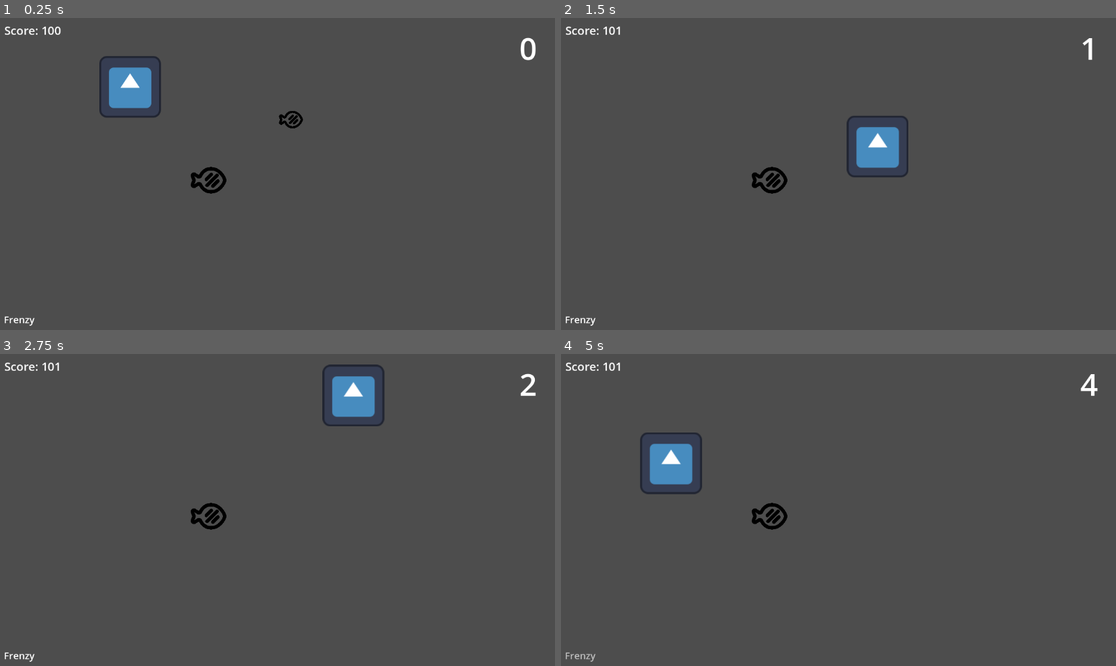
Above: before the commit, frames 1-4 (two rows, left to right).
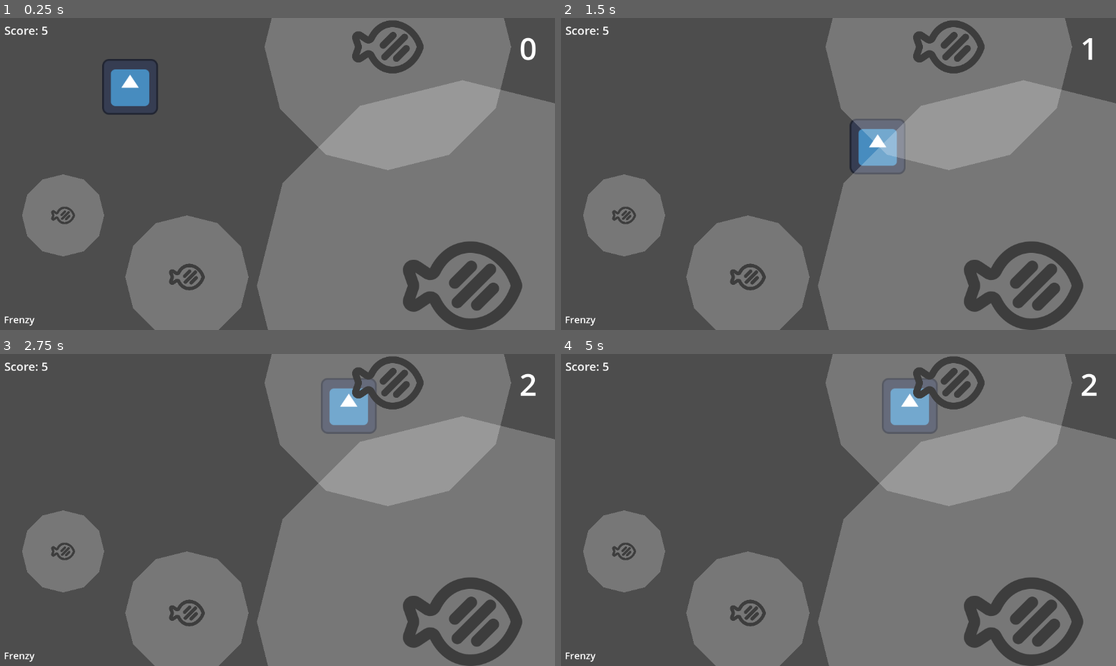
Above: after the commit, the same moments.

Repository: bryanjhdang/gmtk2024
Game: Godot game, scene res://scenes/sandbox.tscn
Same seed, same stepped clock (60 frames per second), same inputs: the game is played once before the commit and once after it. The engine's default icon, where the game draws it, is replaced by a stand-in: a white triangle on a blue panel in a dark square.
Inputs (mouse positions are in pixels of both pictures, inside the frame that each line leads up to):
- Up to frame 1 (0.25 s): no input
- Up to frame 2 (1.5 s): tap Enter at 0.5 s; move the mouse to (960, 158) at 0.52 s; press the mouse at (960, 158) at 0.53 s; move the mouse to (727, 189) at 1.27 s; release the mouse at (727, 189) at 1.28 s; tap W (chomp) at 1.35 s
- Up to frame 3 (2.75 s): click (166, 525) at 1.55 s; move the mouse to (333, 441) at 2.02 s; press the mouse at (333, 441) at 2.03 s; right-click (333, 441) at 2.1 s
- Up to frame 4 (5 s): move the mouse to (810, 572) at 2.77 s; release the mouse at (810, 572) at 2.78 s; tap E (frenzy) at 2.85 s; click (810, 572) at 3.05 s; move the mouse to (1005, 556) at 3.52 s; press the mouse at (1005, 556) at 3.53 s; move the mouse to (672, 463) at 4.27 s; release the mouse at (672, 463) at 4.28 s; click (672, 463) at 4.35 s

The runs differ from the first frame. In frame 1, 54% of the frame differs, in the area x 4-100%, y 0-100%; in frame 2, 53%; in frame 3, 53%; in frame 4, 55%, in the area x 0-100%, y 0-100%.

Commit message:
started fish detection

Diff:
--- a/characters/fish/baby_fish.tscn
+++ b/characters/fish/baby_fish.tscn
@@ -1,22 +1,39 @@
-[gd_scene load_steps=4 format=3 uid="uid://cstbqkds6d5hl"]
+[gd_scene load_steps=5 format=3 uid="uid://bqrmhefta3gq1"]
 
 [ext_resource type="Script" path="res://characters/fish/fish.gd" id="1_bi5rm"]
 [ext_resource type="Texture2D" uid="uid://db0rf25g0ry6n" path="res://assets/fish-cooked-svgrepo-com.svg" id="1_ponio"]
 
+[sub_resource type="CapsuleShape2D" id="CapsuleShape2D_oiq5n"]
+radius = 170.667
+height = 341.333
+
 [sub_resource type="CapsuleShape2D" id="CapsuleShape2D_6rmjw"]
-radius = 17.0
-height = 46.0
+radius = 27.0
+height = 68.0
 
-[node name="BabyFish" type="Area2D"]
+[node name="BabyFish" type="Sprite2D"]
+scale = Vector2(0.1, 0.1)
+texture = ExtResource("1_ponio")
 script = ExtResource("1_bi5rm")
 value = 1.0
 
-[node name="Sprite2D" type="Sprite2D" parent="."]
-scale = Vector2(0.1, 0.1)
-texture = ExtResource("1_ponio")
+[node name="DetectionCone" type="Area2D" parent="."]
 
-[node name="CollisionShape2D" type="CollisionShape2D" parent="."]
+[node name="CollisionPolygon2D" type="CollisionShape2D" parent="DetectionCone"]
+position = Vector2(-3.05176e-05, -4.10536e-13)
+scale = Vector2(5, 5)
+shape = SubResource("CapsuleShape2D_oiq5n")
+
+[node name="Debug" type="Polygon2D" parent="DetectionCone/CollisionPolygon2D"]
+color = Color(1, 1, 1, 0.243137)
+polygon = PackedVector2Array(6.10352e-06, -170.667, 85.3333, -149.333, 149.333, -85.3333, 170.667, 8.21071e-14, 149.333, 85.3333, 85.3333, 149.333, 6.10352e-06, 170.667, -85.3333, 149.333, -149.333, 85.3333, -170.667, 8.21071e-14, -149.333, -85.3333, -85.3333, -149.333)
+
+[node name="Area2D" type="Area2D" parent="."]
+
+[node name="CollisionShape2D" type="CollisionShape2D" parent="Area2D"]
 rotation = 1.5708
+scale = Vector2(7.5, 7.5)
 shape = SubResource("CapsuleShape2D_6rmjw")
 
-[connection signal="body_entered" from="." to="." method="_on_body_entered"]
+[connection signal="body_entered" from="DetectionCone" to="." method="_on_detection_cone_body_entered"]
+[connection signal="body_entered" from="Area2D" to="." method="_on_fish_body_entered"]
--- a/characters/fish/fish.gd
+++ b/characters/fish/fish.gd
@@ -3,7 +3,63 @@
 @onready var game_manager: Node = %GameManager
 @export var value: float
 
-func _on_body_entered(body):
+# Fish
+#const SPEED: float = 500.0
+#var acceleration: float = 5000.0
+#var deceleration: float = 700.0
+#var velocity: float = SPEED / value
+#
+## Fish movement - the fish moves based on fish value and speed
+#func _process(delta: float) -> void:
+	#
+	#
+	#pass
+	##if Input.is_action_pressed("move"):
+		##_apply_acceleration(delta)
+	##else:
+		##_apply_deceleration(delta)
+#
+#
+#func _apply_acceleration(delta: float) -> void:
+	#pass
+	##var direction = _get_mouse_direction()
+	#
+### Check if the player is trying to move in the opposite direction
+	##if velocity.dot(direction) < 0:
+		##velocity -= velocity.normalized() * deceleration * delta
+##
+	##velocity += direction * acceleration * delta
+##
+	### Clamp the velocity to the maximum speed
+	##if velocity.length() > SPEED:
+		##velocity = velocity.normalized() * SPEED
+##
+#func _apply_deceleration(delta: float) -> void:
+	#pass
+	##if velocity.length() > 0:
+		##velocity -= velocity.normalized() * deceleration * delta
+##
+	### Stop the player when the velocity is very small to avoid infinite sliding
+	##if velocity.length() < 1:
+		##velocity = Vector2()
+##
+##
+##func _get_mouse_direction() -> Vector2:
+	##mouse_position = get_global_mouse_position()
+	##return (mouse_position - position).normalized()
+#
+#
+
+
+
+func _on_detection_cone_body_entered(body: Node2D) -> void:
+	if game_manager.score > value:
+		print("fishie: AHHHHH RUN AWAY")
+	else:
+		print("the player: AHHHHH RUN AWAY")
+
+
+func _on_fish_body_entered(body: Node2D) -> void:
 	if game_manager.score > value:
 		game_manager.add_point(value)
 		queue_free()
--- a/characters/fish/large_fish.tscn
+++ b/characters/fish/large_fish.tscn
@@ -1,22 +1,39 @@
-[gd_scene load_steps=4 format=3 uid="uid://cybyxms6m0nrf"]
+[gd_scene load_steps=5 format=3 uid="uid://bur2o0heo83bb"]
 
-[ext_resource type="Script" path="res://characters/fish/fish.gd" id="1_blv8a"]
-[ext_resource type="Texture2D" uid="uid://db0rf25g0ry6n" path="res://assets/fish-cooked-svgrepo-com.svg" id="2_j0sbq"]
+[ext_resource type="Texture2D" uid="uid://db0rf25g0ry6n" path="res://assets/fish-cooked-svgrepo-com.svg" id="1_wsrud"]
+[ext_resource type="Script" path="res://characters/fish/fish.gd" id="2_on5en"]
+
+[sub_resource type="CapsuleShape2D" id="CapsuleShape2D_udcn4"]
+radius = 170.667
+height = 341.333
 
 [sub_resource type="CapsuleShape2D" id="CapsuleShape2D_6rmjw"]
-radius = 43.0
-height = 114.0
+radius = 27.0
+height = 68.0
 
-[node name="LargeFish" type="Area2D"]
-script = ExtResource("1_blv8a")
+[node name="LargeFish" type="Sprite2D"]
+scale = Vector2(0.5, 0.5)
+texture = ExtResource("1_wsrud")
+script = ExtResource("2_on5en")
 value = 50.0
 
-[node name="Sprite2D" type="Sprite2D" parent="."]
-scale = Vector2(0.25, 0.25)
-texture = ExtResource("2_j0sbq")
+[node name="DetectionCone" type="Area2D" parent="."]
 
-[node name="CollisionShape2D" type="CollisionShape2D" parent="."]
+[node name="CollisionPolygon2D" type="CollisionShape2D" parent="DetectionCone"]
+position = Vector2(-3.05176e-05, -4.10536e-13)
+scale = Vector2(5, 5)
+shape = SubResource("CapsuleShape2D_udcn4")
+
+[node name="Debug" type="Polygon2D" parent="DetectionCone/CollisionPolygon2D"]
+color = Color(1, 1, 1, 0.243137)
+polygon = PackedVector2Array(6.10352e-06, -170.667, 85.3333, -149.333, 149.333, -85.3333, 170.667, 8.21071e-14, 149.333, 85.3333, 85.3333, 149.333, 6.10352e-06, 170.667, -85.3333, 149.333, -149.333, 85.3333, -170.667, 8.21071e-14, -149.333, -85.3333, -85.3333, -149.333)
+
+[node name="Area2D" type="Area2D" parent="."]
+
+[node name="CollisionShape2D" type="CollisionShape2D" parent="Area2D"]
 rotation = 1.5708
+scale = Vector2(7.5, 7.5)
 shape = SubResource("CapsuleShape2D_6rmjw")
 
-[connection signal="body_entered" from="." to="." method="_on_body_entered"]
+[connection signal="body_entered" from="DetectionCone" to="." method="_on_detection_cone_body_entered"]
+[connection signal="body_entered" from="Area2D" to="." method="_on_fish_body_entered"]
--- a/characters/fish/medium_fish.tscn
+++ b/characters/fish/medium_fish.tscn
@@ -1,22 +1,39 @@
-[gd_scene load_steps=4 format=3 uid="uid://cw7h1v66q0iq0"]
+[gd_scene load_steps=5 format=3 uid="uid://bpjeiyothhspb"]
 
 [ext_resource type="Script" path="res://characters/fish/fish.gd" id="1_xxxji"]
 [ext_resource type="Texture2D" uid="uid://db0rf25g0ry6n" path="res://assets/fish-cooked-svgrepo-com.svg" id="2_cw50w"]
 
+[sub_resource type="CapsuleShape2D" id="CapsuleShape2D_iwbtb"]
+radius = 170.667
+height = 341.333
+
 [sub_resource type="CapsuleShape2D" id="CapsuleShape2D_6rmjw"]
-radius = 35.0
-height = 90.0
+radius = 27.0
+height = 68.0
 
-[node name="MediumFish" type="Area2D"]
+[node name="MediumFish" type="Sprite2D"]
+scale = Vector2(0.3, 0.3)
+texture = ExtResource("2_cw50w")
 script = ExtResource("1_xxxji")
 value = 20.0
 
-[node name="Sprite2D" type="Sprite2D" parent="."]
-scale = Vector2(0.2, 0.2)
-texture = ExtResource("2_cw50w")
+[node name="DetectionCone" type="Area2D" parent="."]
 
-[node name="CollisionShape2D" type="CollisionShape2D" parent="."]
+[node name="CollisionPolygon2D" type="CollisionShape2D" parent="DetectionCone"]
+position = Vector2(-3.05176e-05, -4.10536e-13)
+scale = Vector2(5, 5)
+shape = SubResource("CapsuleShape2D_iwbtb")
+
+[node name="Debug" type="Polygon2D" parent="DetectionCone/CollisionPolygon2D"]
+color = Color(1, 1, 1, 0.243137)
+polygon = PackedVector2Array(6.10352e-06, -170.667, 85.3333, -149.333, 149.333, -85.3333, 170.667, 8.21071e-14, 149.333, 85.3333, 85.3333, 149.333, 6.10352e-06, 170.667, -85.3333, 149.333, -149.333, 85.3333, -170.667, 8.21071e-14, -149.333, -85.3333, -85.3333, -149.333)
+
+[node name="Area2D" type="Area2D" parent="."]
+
+[node name="CollisionShape2D" type="CollisionShape2D" parent="Area2D"]
 rotation = 1.5708
+scale = Vector2(7.5, 7.5)
 shape = SubResource("CapsuleShape2D_6rmjw")
 
-[connection signal="body_entered" from="." to="." method="_on_body_entered"]
+[connection signal="body_entered" from="DetectionCone" to="." method="_on_detection_cone_body_entered"]
+[connection signal="body_entered" from="Area2D" to="." method="_on_fish_body_entered"]
--- a/characters/fish/small_fish.tscn
+++ b/characters/fish/small_fish.tscn
@@ -1,22 +1,39 @@
-[gd_scene load_steps=4 format=3 uid="uid://cbsal0wiyon0b"]
+[gd_scene load_steps=5 format=3 uid="uid://cbsal0wiyon0b"]
 
 [ext_resource type="Script" path="res://characters/fish/fish.gd" id="1_kwj5d"]
 [ext_resource type="Texture2D" uid="uid://db0rf25g0ry6n" path="res://assets/fish-cooked-svgrepo-com.svg" id="2_3oenp"]
+
+[sub_resource type="CapsuleShape2D" id="CapsuleShape2D_titoj"]
+radius = 170.667
+height = 341.333
 
 [sub_resource type="CapsuleShape2D" id="CapsuleShape2D_6rmjw"]
 radius = 27.0
 height = 68.0
 
-[node name="SmallFish" type="Area2D"]
+[node name="SmallFish" type="Sprite2D"]
+scale = Vector2(0.15, 0.15)
+texture = ExtResource("2_3oenp")
 script = ExtResource("1_kwj5d")
 value = 5.0
 
-[node name="Sprite2D" type="Sprite2D" parent="."]
-scale = Vector2(0.15, 0.15)
-texture = ExtResource("2_3oenp")
+[node name="DetectionCone" type="Area2D" parent="."]
 
-[node name="CollisionShape2D" type="CollisionShape2D" parent="."]
+[node name="CollisionPolygon2D" type="CollisionShape2D" parent="DetectionCone"]
+position = Vector2(-3.05176e-05, -4.10536e-13)
+scale = Vector2(5, 5)
+shape = SubResource("CapsuleShape2D_titoj")
+
+[node name="Debug" type="Polygon2D" parent="DetectionCone/CollisionPolygon2D"]
+color = Color(1, 1, 1, 0.243137)
+polygon = PackedVector2Array(6.10352e-06, -170.667, 85.3333, -149.333, 149.333, -85.3333, 170.667, 8.21071e-14, 149.333, 85.3333, 85.3333, 149.333, 6.10352e-06, 170.667, -85.3333, 149.333, -149.333, 85.3333, -170.667, 8.21071e-14, -149.333, -85.3333, -85.3333, -149.333)
+
+[node name="Area2D" type="Area2D" parent="."]
+
+[node name="CollisionShape2D" type="CollisionShape2D" parent="Area2D"]
 rotation = 1.5708
+scale = Vector2(7.5, 7.5)
 shape = SubResource("CapsuleShape2D_6rmjw")
 
-[connection signal="body_entered" from="." to="." method="_on_body_entered"]
+[connection signal="body_entered" from="DetectionCone" to="." method="_on_detection_cone_body_entered"]
+[connection signal="body_entered" from="Area2D" to="." method="_on_fish_body_entered"]
--- a/scenes/game_manager.gd
+++ b/scenes/game_manager.gd
@@ -6,7 +6,7 @@
 var score: float
 
 func _ready() -> void:
-	score = 100
+	score = 5
 	hud.update_score(score)
 
 func add_point(amount: float) -> void:
--- a/scenes/sandbox.tscn
+++ b/scenes/sandbox.tscn
@@ -1,10 +1,12 @@
-[gd_scene load_steps=6 format=3 uid="uid://bd1y1mjb4waxu"]
+[gd_scene load_steps=8 format=3 uid="uid://bd1y1mjb4waxu"]
 
 [ext_resource type="Script" path="res://scenes/game_manager.gd" id="1_kft4r"]
 [ext_resource type="PackedScene" uid="uid://dobfx4bhn6edj" path="res://characters/player/player.tscn" id="1_oa5yd"]
-[ext_resource type="PackedScene" uid="uid://cstbqkds6d5hl" path="res://characters/fish/baby_fish.tscn" id="2_e1r8k"]
+[ext_resource type="PackedScene" uid="uid://bqrmhefta3gq1" path="res://characters/fish/baby_fish.tscn" id="2_e1r8k"]
 [ext_resource type="PackedScene" uid="uid://cbsal0wiyon0b" path="res://characters/fish/small_fish.tscn" id="4_mw18f"]
 [ext_resource type="PackedScene" uid="uid://21vyxb3yx326" path="res://scenes/hud.tscn" id="5_f2q30"]
+[ext_resource type="PackedScene" uid="uid://bur2o0heo83bb" path="res://characters/fish/large_fish.tscn" id="6_jrscq"]
+[ext_resource type="PackedScene" uid="uid://bpjeiyothhspb" path="res://characters/fish/medium_fish.tscn" id="7_qjhuv"]
 
 [node name="TestingPlayground" type="Node2D"]
 
@@ -19,8 +21,14 @@
 unique_name_in_owner = true
 position = Vector2(270, 143)
 
+[node name="SmallFish" parent="." instance=ExtResource("4_mw18f")]
+position = Vector2(388, 538)
+
+[node name="MediumFish" parent="." instance=ExtResource("7_qjhuv")]
+position = Vector2(805, 60)
+
 [node name="BabyFish" parent="." instance=ExtResource("2_e1r8k")]
-position = Vector2(604, 211)
+position = Vector2(131, 410)
 
-[node name="SmallFish" parent="." instance=ExtResource("4_mw18f")]
-position = Vector2(433, 337)
+[node name="LargeFish" parent="." instance=ExtResource("6_jrscq")]
+position = Vector2(960, 556)
